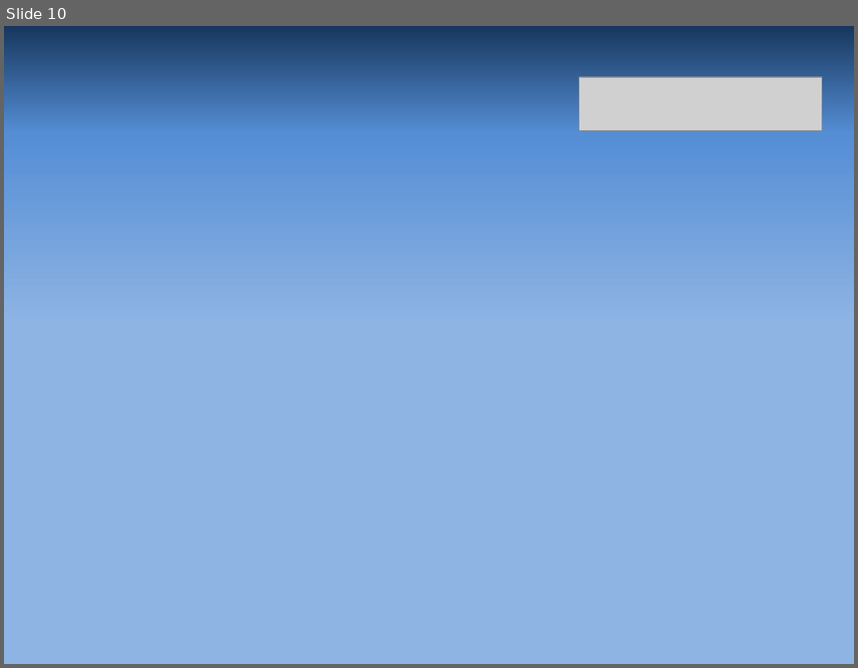
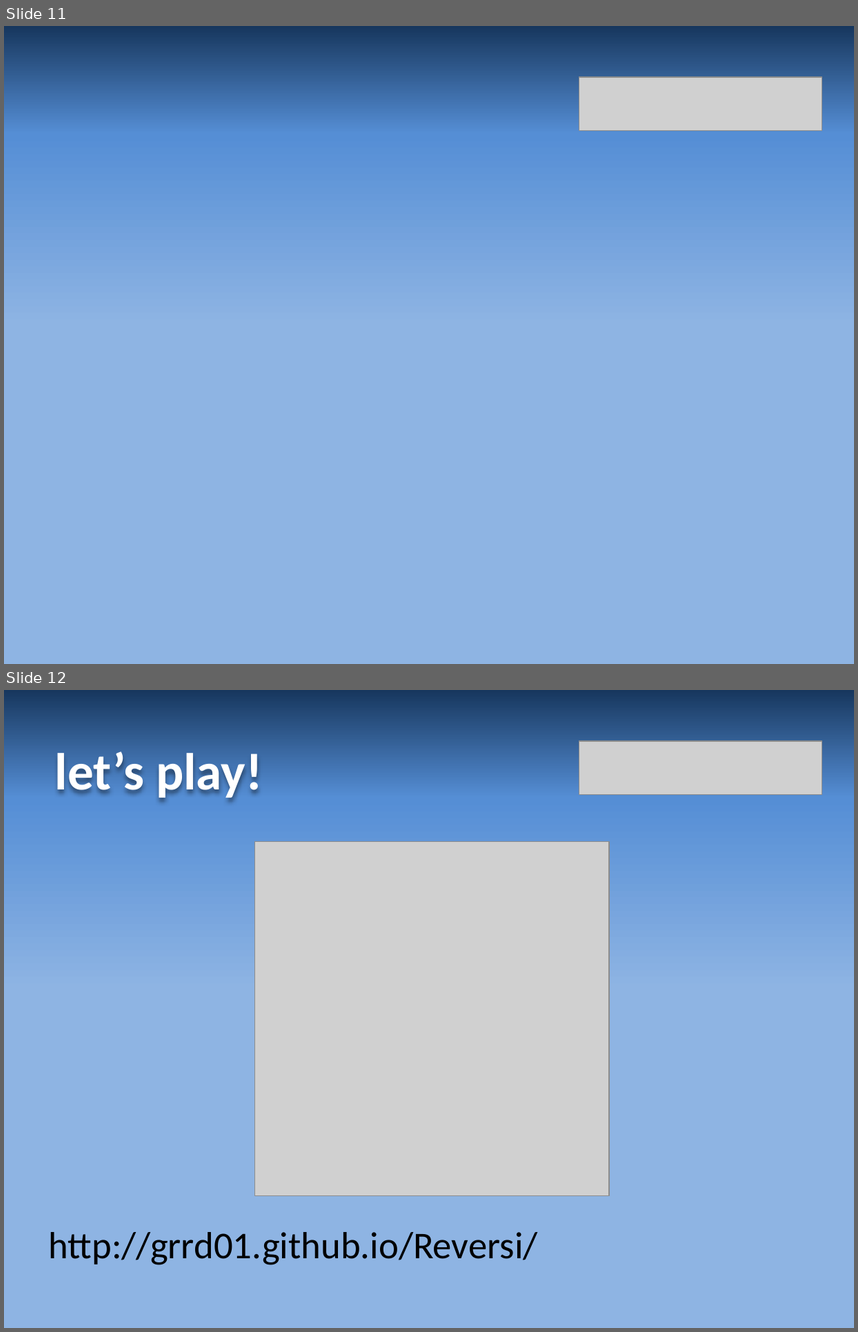
Before and after one commit to grrd01/Reversi---Legacy-BFH-Version, a slide deck: resources/reversi_praesentation.pptx. Shown one above the other, each under a label of ours: slide 10 before the commit, slides 11 and 12 after it. The pictures are 858x668 and 858x1332 pixels, drawn with LibreOffice and Linux fonts; fonts in the diff are those of the drawing; grey boxes stand for pictures. Boxes give left, top, right and bottom in pixels: in the first picture for what was removed or moved away, otherwise in the second. Text is boxed around its words. In the diff, an @@ line names an element or a change of style, - is before the commit and + after.

```diff
--- a/resources/reversi_praesentation.pptx
+++ b/resources/reversi_praesentation.pptx
@@ slide 12 added at (4, 690, 854, 1328), background gradient #17375E to #558ED5 to #8EB4E3 @@
@@ title added at (55, 751, 263, 798), 44 pt, text #FFFFFF, bold @@
+let’s play!
@@ picture added at (579, 741, 822, 795) @@
@@ picture added at (254, 841, 609, 1196) @@
@@ text added at (48, 1232, 537, 1265), 32 pt, text #000000 @@
+http://grrd01.github.io/Reversi/
@@ what was slide 10 is now slide 11 @@
```
Also in this commit, not shown: 4 slides changed, 2 other slides added, 1 slide removed.
